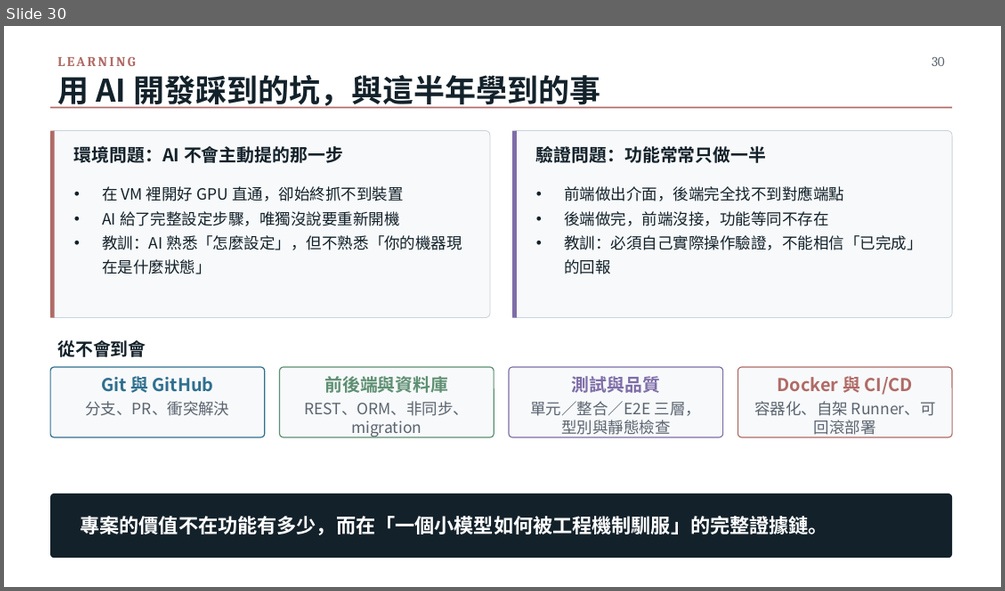
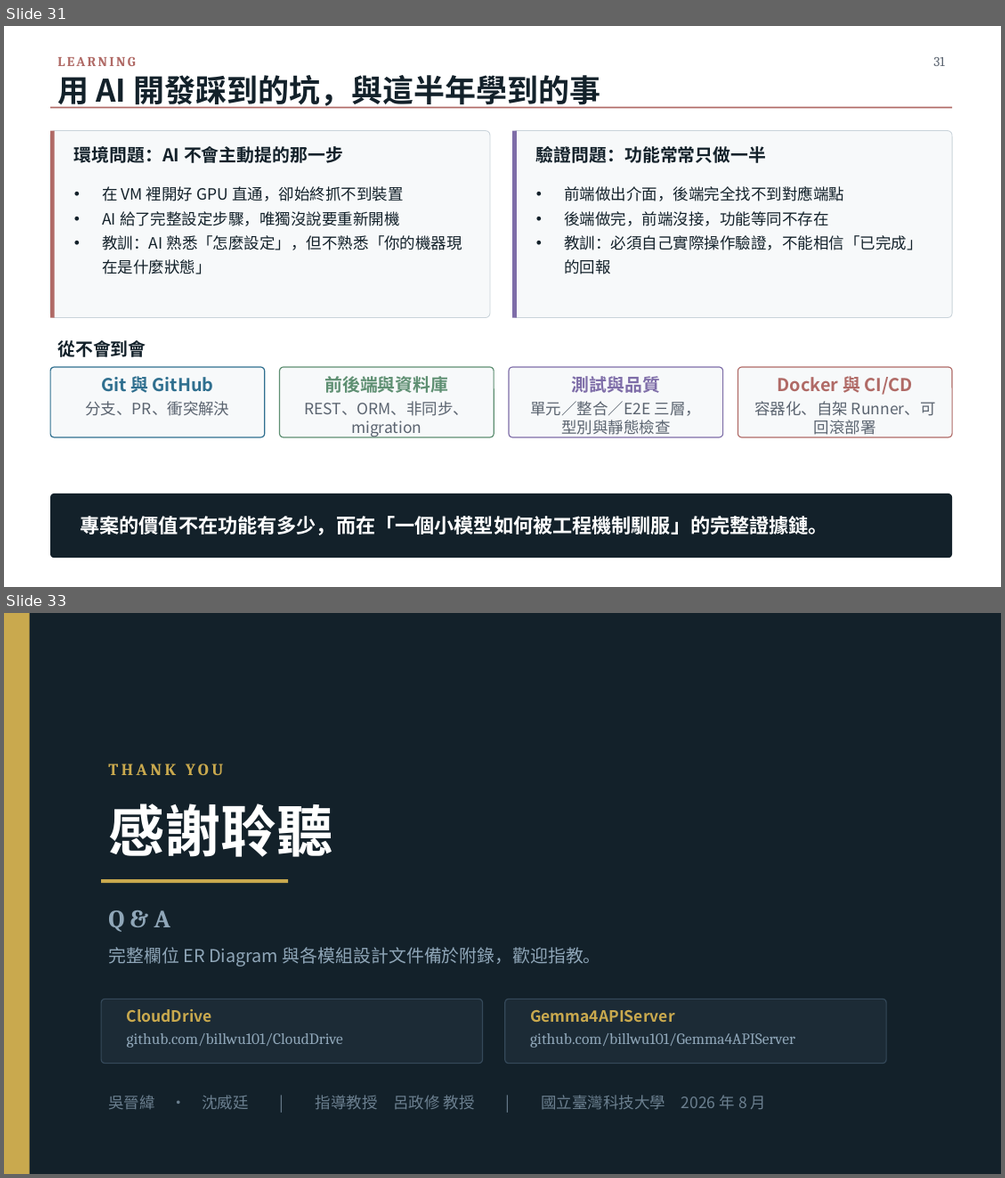
Before and after one commit to billwu101/CloudDrive, a slide deck: doc/ppt/CloudDrive_專題報告_v3.0.pptx. Shown one above the other, each under a label of ours: slide 30 before the commit, slides 31 and 33 after it; the slides between them are not shown. The pictures are 1005x591 and 1005x1178 pixels, drawn with LibreOffice and Linux fonts; fonts in the diff are those of the drawing. Boxes give left, top, right and bottom in pixels: in the first picture for what was removed or moved away, otherwise in the second. Text is boxed around its words. In the diff, an @@ line names an element or a change of style, - is before the commit and + after.

```diff
--- a/doc/ppt/CloudDrive_專題報告_v3.0.pptx
+++ b/doc/ppt/CloudDrive_專題報告_v3.0.pptx
@@ slide 33 added at bbox=[4, 613, 1001, 1174], background #13212A @@
@@ rectangle added at bbox=[4, 613, 30, 1174], fill #C9A94E @@
@@ text added at bbox=[108, 763, 223, 775], 16 pt, text #C9A94E, bold @@
+THANK YOU
@@ text added at bbox=[108, 803, 332, 857], 54 pt, text #FFFFFF, bold @@
+感謝聆聽
@@ rectangle added at bbox=[101, 879, 288, 883], fill #C9A94E @@
@@ text added at bbox=[108, 910, 170, 932], 24 pt, text #8FA6B8, bold @@
+Q & A
@@ text added at bbox=[108, 947, 601, 966], 17 pt, text #8FA6B8 @@
+完整欄位 ER Diagram 與各模組設計文件備於附錄，歡迎指教。
@@ rounded rectangle added at bbox=[101, 999, 483, 1063], fill #1C2B36, outline #35495A 1 pt @@
@@ text added at bbox=[127, 1009, 212, 1022], 15 pt, text #C9A94E, bold @@
+CloudDrive
@@ rounded rectangle added at bbox=[505, 999, 886, 1063], fill #1C2B36, outline #35495A 1 pt @@
@@ text added at bbox=[530, 1010, 674, 1022], 15 pt, text #C9A94E, bold @@
+Gemma4APIServer
@@ text added at bbox=[127, 1033, 343, 1047], 15 pt, text #8FA6B8 @@
+github.com/billwu101/CloudDrive
@@ text added at bbox=[530, 1033, 795, 1047], 15 pt, text #8FA6B8 @@
+github.com/billwu101/Gemma4APIServer
@@ text added at bbox=[108, 1094, 766, 1110], 15 pt, text #6B7F8F @@
+吳晉緯 · 沈威廷 | 指導教授 呂政修 教授 | 國立臺灣科技大學 2026 年 8 月
@@ what was slide 30 is now slide 31 @@
@@ slide 31 changed as well @@
@@ text at bbox=[933, 57, 944, 66]: text changed @@
-30
+31
```
Also in this commit, not shown: 11 other slides changed, 2 other slides added, 1 other file.
